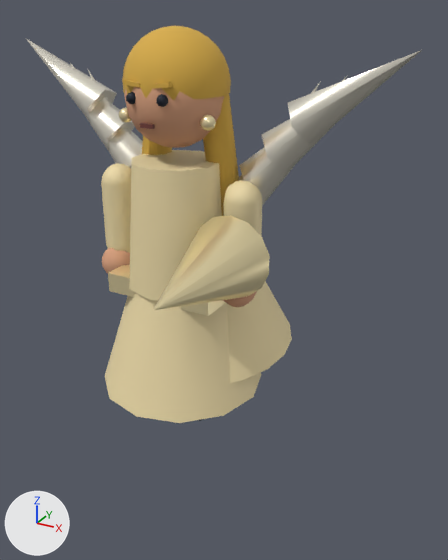
One commit to the glTF model jogos/calculus-royale/assets/models/generated/gabriel.glb: the scene before it, then after it.
The view is the same before and after, from a camera (50 mm lens) standing at (1.6, -2.45, 2.05) and looking at (0.18, 0.14, 0.75). Every picture has the same lights, and +X, +Y and +Z are marked at lower left. The first picture is the older version. Where no turn or scale is listed for an object, it has been applied to the vertices. Vertices at exactly the same position are counted once.
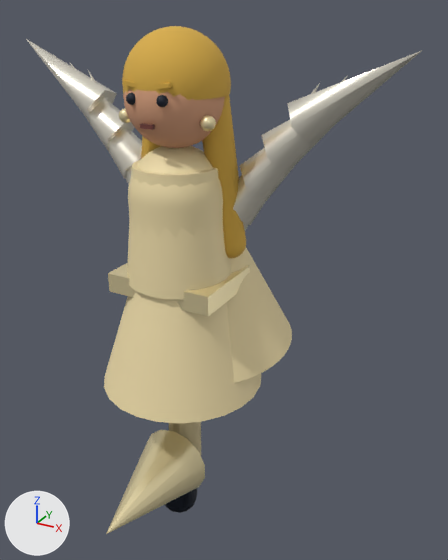
Changed parts and their boxes (x1, y1, x2, y2) in the pictures (448 x 560 px):
'Mesh_23', moved: before (154, 215, 270, 310); after (106, 430, 205, 534)
'Mesh_0', reshaped, moved: before (129, 150, 222, 301); after (128, 146, 223, 239)
'riggedTorso', added (beige): after (127, 159, 231, 299)
'Mesh_5', moved: (122, 26, 231, 100) in both
'Mesh_33', moved: before (288, 50, 422, 145); after (287, 51, 421, 146)
'Mesh_17', moved: before (101, 163, 131, 253); after (169, 422, 201, 456)
'Mesh_28', moved: before (27, 39, 117, 122); after (26, 39, 117, 122)
'Mesh_21', moved (not visible afterwards): before (224, 180, 262, 236)
'Mesh_27', moved: before (85, 100, 135, 150); after (84, 100, 134, 150)
'Mesh_18', moved (not visible afterwards): before (102, 248, 130, 274)
'Mesh_20', moved (not visible before): after (164, 488, 197, 513)
'Mesh_22', moved (not visible afterwards): before (223, 291, 257, 307)

Diff of the bpy script that builds the scene:
```diff
--- a/jogos/calculus-royale/assets/models/generated/gabriel.glb.py
+++ b/jogos/calculus-royale/assets/models/generated/gabriel.glb.py
@@ me_mesh_0 @@
 # used by ob_mesh_0; location = (0.0, 0.0, 1.082)
-me_mesh_0.from_pydata(...)  # 24 vertices, 40 faces; spans x -0.257..0.257, y -0.27..0.27, z -0.31..0.31
+me_mesh_0.from_pydata(...)  # 324 vertices, 594 faces; spans x -0.238..0.238, y -0.234..0.234, z -0.413..0.413
+# me_mesh_0 part 1: 24 vertices removed from x -0.257..0.257, y -0.27..0.27, z -0.31..0.31; 324 vertices added at x -0.238..0.238, y -0.234..0.234, z -0.413..0.413
 me_mesh_0.materials.append(mat_material_0)
@@ me_mesh_34 @@
+me_mesh_34.from_pydata(...)  # 128 vertices, 240 faces; spans x -0.27..0.27, y -0.27..0.27, z 0.79..1.37
+me_mesh_34.materials.append(mat_material_0)  # beige #f0deac
@@ ob_mesh_0 @@
 ob_mesh_0 = bpy.data.objects.new('Mesh_0', me_mesh_0)
-ob_mesh_0.location = (0.0, 0.0, 1.082)
+ob_mesh_0.location = (0.0, 0.0, 1.05)
@@ ob_mesh_5 @@
 ob_mesh_5 = bpy.data.objects.new('Mesh_5', me_mesh_5)
-ob_mesh_5.location = (0.0, 0.02, 1.732)
+ob_mesh_5.location = (0.0, 0.02, 1.73)
@@ ob_mesh_17 @@
 ob_mesh_17 = bpy.data.objects.new('Mesh_17', me_mesh_17)
-ob_mesh_17.parent = ob_arml
 ob_mesh_17.location = (0.0, 0.0, -0.22)
@@ ob_mesh_18 @@
 ob_mesh_18 = bpy.data.objects.new('Mesh_18', me_mesh_18)
-ob_mesh_18.parent = ob_arml
 ob_mesh_18.location = (0.0, -0.04, -0.48)
@@ ob_mesh_20 @@
 ob_mesh_20 = bpy.data.objects.new('Mesh_20', me_mesh_20)
-ob_mesh_20.parent = ob_legr
 ob_mesh_20.location = (0.0, -0.07, -0.51)
@@ ob_mesh_21 @@
 ob_mesh_21 = bpy.data.objects.new('Mesh_21', me_mesh_21)
-ob_mesh_21.parent = ob_armr
 ob_mesh_21.location = (0.0, 0.0, -0.22)
@@ ob_mesh_22 @@
 ob_mesh_22 = bpy.data.objects.new('Mesh_22', me_mesh_22)
-ob_mesh_22.parent = ob_armr
 ob_mesh_22.location = (0.0, -0.04, -0.48)
@@ ob_mesh_23 @@
 ob_mesh_23 = bpy.data.objects.new('Mesh_23', me_mesh_23)
-ob_mesh_23.parent = ob_armr
 ob_mesh_23.location = (0.0, -0.42, -0.3)
@@ ob_mesh_27 @@
 ob_mesh_27 = bpy.data.objects.new('Mesh_27', me_mesh_27)
-ob_mesh_27.location = (-0.7, 0.16, 1.652)
+ob_mesh_27.location = (-0.7, 0.16, 1.65)
@@ ob_mesh_28 @@
 ob_mesh_28 = bpy.data.objects.new('Mesh_28', me_mesh_28)
-ob_mesh_28.location = (-0.8, 0.16, 1.742)
+ob_mesh_28.location = (-0.8, 0.16, 1.74)
@@ ob_mesh_33 @@
 ob_mesh_33 = bpy.data.objects.new('Mesh_33', me_mesh_33)
-ob_mesh_33.location = (0.8, 0.16, 1.742)
+ob_mesh_33.location = (0.8, 0.16, 1.74)
@@ ob_riggedtorso @@
+ob_riggedtorso = bpy.data.objects.new('riggedTorso', me_mesh_34)
+ob_riggedtorso.location = (0.0, 0.0, 0.0)
```
